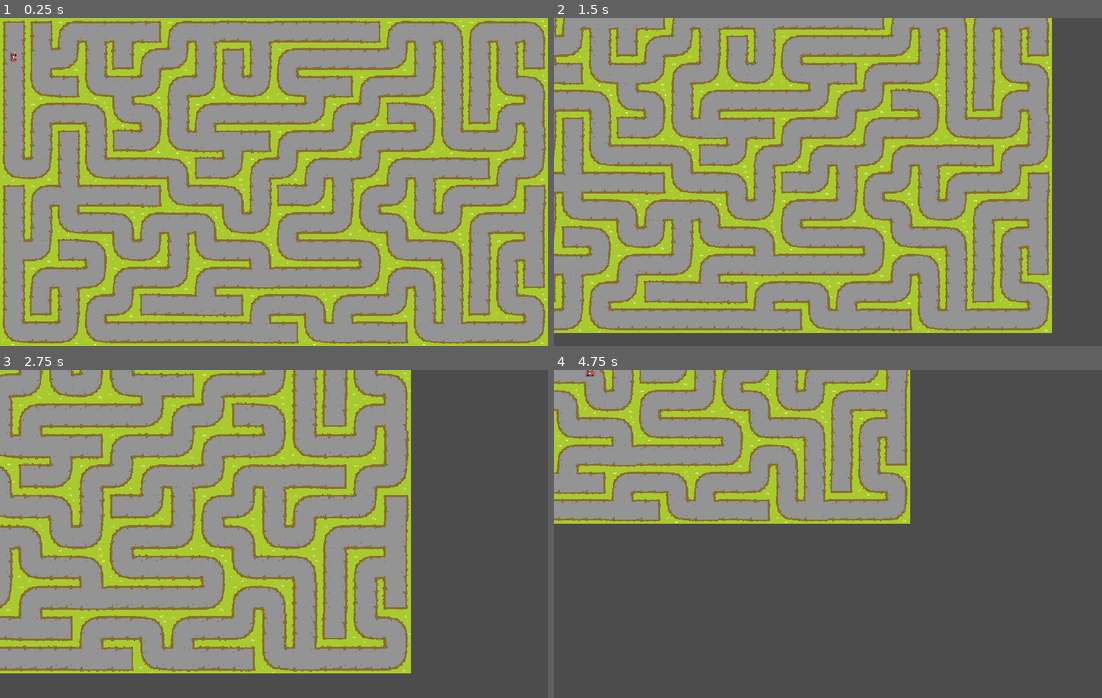
Above: before the commit, frames 1-4 (two rows, left to right).
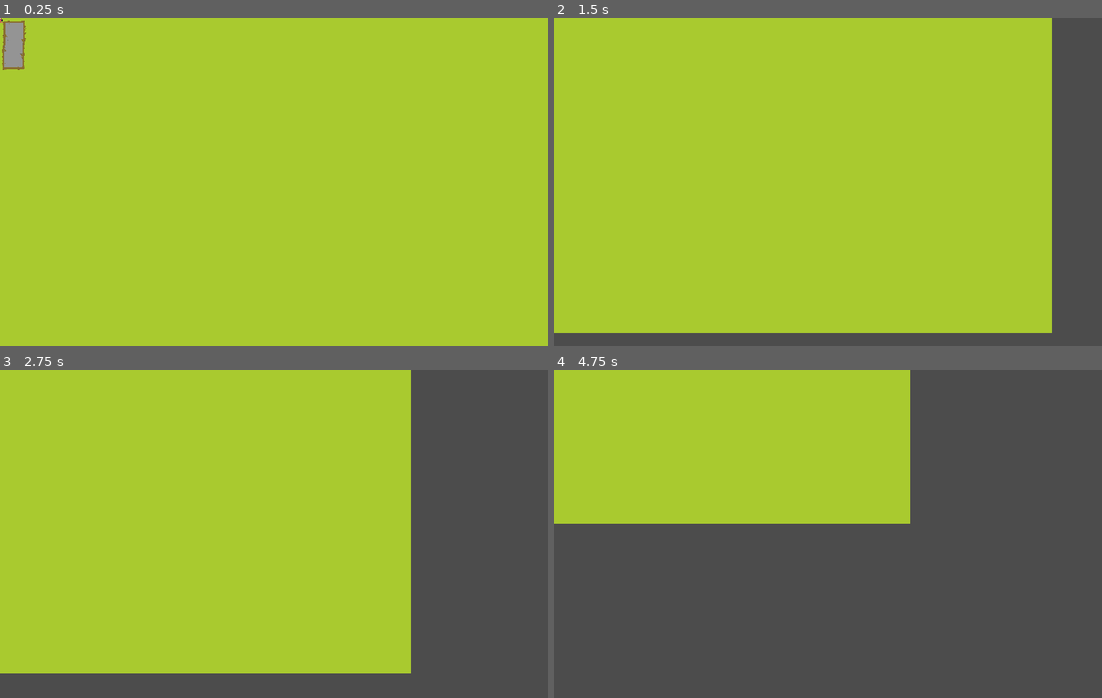
Above: after the commit, the same moments.

Repository: Yemm-Ps1/VideoGam
Game: Godot game, scene res://Maze.tscn
Same seed, same stepped clock (60 frames per second), same inputs: the game is played once before the commit and once after it.
Inputs (mouse positions are in pixels of both pictures, inside the frame that each line leads up to):
- Up to frame 1 (0.25 s): no input
- Up to frame 2 (1.5 s): tap Enter (ui_accept) at 0.5, 0.77, 1.25 s; move the mouse to (948, 165) at 0.52 s; hold D (move_right) 0.53-1.25 s; hold Ctrl (modifier) 0.53-1.25 s; click (948, 165) at 0.67 s; drag from (718, 198) to (564, 159) at 1.27 s
- Up to frame 3 (2.75 s): tap Enter (ui_accept) at 2 s; move the mouse to (328, 461) at 2.02 s; hold D (move_right) from 2.03 s (still down); tap Mouse wheel up (scroll_up) at 2.1 s
- Up to frame 4 (4.75 s): release D (move_right) at 2.75 s; tap Enter (ui_accept) at 2.75, 3.5, 3.77, 4.25 s; drag from (800, 599) to (663, 484) at 2.77 s; move the mouse to (992, 583) at 3.52 s; hold A (move_left) 3.53-4.25 s; tap Mouse wheel down (scroll_down) at 3.6 s; drag from (663, 484) to (745, 452) at 4.27 s

The runs differ from the first frame. In frame 1, 74% of the frame differs, in the area x 0-100%, y 0-100%; in frame 2, 65%; in frame 3, 51%; in frame 4, 23%.
Error after the commit: Parse Error: The identifier "rando" isn't declared in the current scope. (res://Player.gd:29)

Commit message:
patch

Diff:
--- a/Player.gd
+++ b/Player.gd
@@ -58,7 +58,7 @@
 		_set_direction(direction)
 	position += velocity
 
-var rando = 0
+var move = 0
 
 func _translated_tree(tree):
 	print("Heading Towards: ", tree)
@@ -68,8 +68,8 @@
 		print("Choice time")
 		#return Vector2.ZERO
 		randomize()
-		print(rando)
-		return Vector2(tree[rando][0], tree[rando][1])
+		print(move)
+		return Vector2(tree[move][0], tree[move][1])
 
 
 
